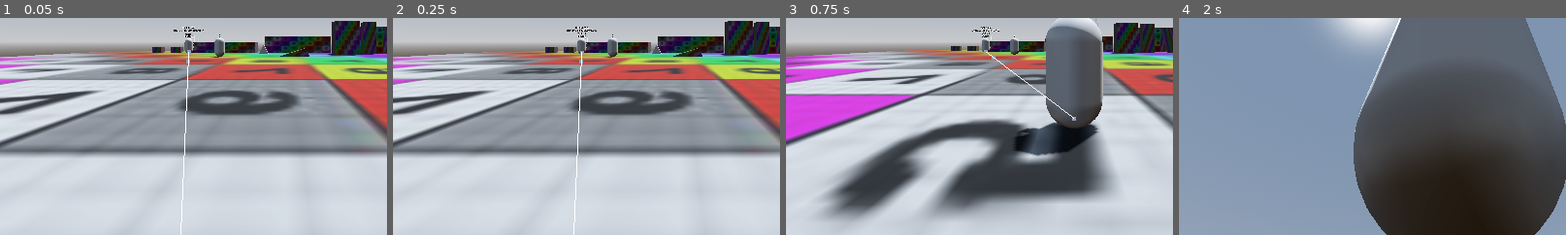
Above: before the commit, frames 1-4 (left to right).
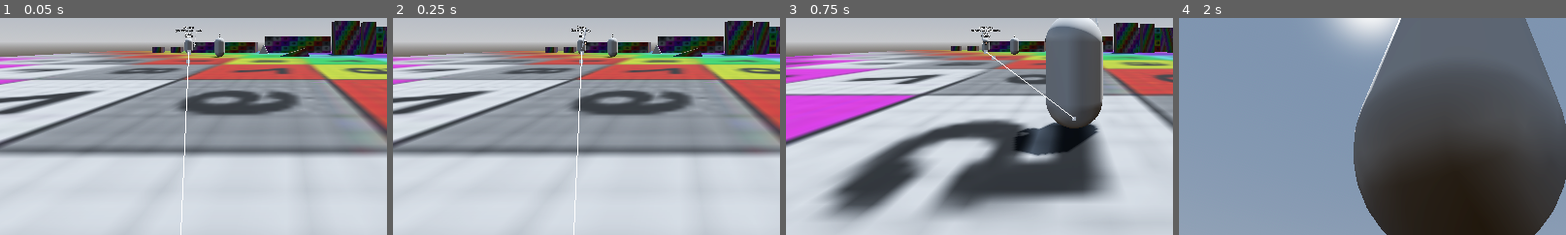
Above: after the commit, the same moments.

Repository: SamTheSagace/DonjonCrawler
Game: Godot game, scene res://scenes/game.tscn
The game is run twice, just before and just after one commit, with the same random seed, the same clock (stepped at 60 frames per second) and the same inputs.
Inputs (mouse positions are % of the whole screen's width and height, from its top left):
- Up to frame 1 (0.05 s): no input
- Up to frame 2 (0.25 s): no input
- Up to frame 3 (0.75 s): tap Enter at 0.5 s; move the mouse to (45, 70) at 0.52 s; hold W (forward) from 0.53 s (still down); tap Middle mouse button (camera) at 0.6 s; click (45, 70) at 0.67 s
- Up to frame 4 (2 s): keep holding W (forward); tap Space (jump) at 0.77, 1.52 s; move the mouse to (57, 51) at 1.27 s; click (57, 51) at 1.35 s
The pictures show only the part of the screen within x 13-63%, y 45-94%; the shares and areas given below are measured in that part.

The runs differ from the first frame. In frame 1, 0.1% of the frame differs, in the area x 44-53%, y 4-14%; in frame 2, 0.2%, in the area x 44-53%, y 3-17%; in frame 3, 0.1%; in frame 4, nothing differs.

Commit message:
added rotation to enemy movement

Diff:
--- a/Components/Characters/NPCs/Ennemy1/Enemy1.tscn
+++ b/Components/Characters/NPCs/Ennemy1/Enemy1.tscn
@@ -7,6 +7,7 @@
 [ext_resource type="Resource" uid="uid://c73x0ieajhcws" path="res://Components/Objects/weapon_manager/sword/sword.tres" id="4_4h2bd"]
 [ext_resource type="Script" uid="uid://dmlgkbxt4c6mn" path="res://Components/Objects/weapon_manager/Animations/model_anim.gd" id="5_5ya66"]
 [ext_resource type="PackedScene" uid="uid://pj2jrig5rx6h" path="res://Components/Objects/weapon_manager/sword/sword.glb" id="6_4h2bd"]
+[ext_resource type="PackedScene" uid="uid://c1tdw8tv4ntro" path="res://assets/Models/disguise-glasses.glb" id="6_o0vjk"]
 [ext_resource type="Script" uid="uid://2ger1cq2sfsm" path="res://Components/Characters/NPCs/Dummy/body_animation.gd" id="8_1v2vy"]
 
 [sub_resource type="CapsuleShape3D" id="CapsuleShape3D_1v2vy"]
@@ -127,13 +128,13 @@
 shape = SubResource("CapsuleShape3D_1v2vy")
 
 [node name="Name" type="Label3D" parent="."]
-transform = Transform3D(1, 0, 0, 0, 1, 0, 0, 0, 1, 0, 2.2900643, 0)
+transform = Transform3D(-1, 0, 8.742278e-08, 0, 1, 0, -8.742278e-08, 0, -1, 0, 2.2900643, 0)
 pixel_size = 0.009
 text = "Ennemy"
 
 [node name="Info" type="Label3D" parent="."]
 unique_name_in_owner = true
-transform = Transform3D(1, 0, 0, 0, 1, 0, 0, 0, 1, 0, 2.9901574, 0)
+transform = Transform3D(-1, 0, 8.742278e-08, 0, 1, 0, -8.742278e-08, 0, -1, 0, 2.9901574, 0)
 pixel_size = 0.009
 text = "eee
 e
@@ -149,6 +150,9 @@
 [node name="MeshInstance3D" type="MeshInstance3D" parent="WorldModel"]
 transform = Transform3D(1, 0, 0, 0, 1, 0, 0, 0, 1, 0, 1, 0)
 mesh = SubResource("CapsuleMesh_0gpf4")
+
+[node name="disguise-glasses" parent="WorldModel/MeshInstance3D" instance=ExtResource("6_o0vjk")]
+transform = Transform3D(-1.7250003, 0, 1.508043e-07, 0, 1.7250003, 0, -1.508043e-07, 0, -1.7250003, 0, 0.21632385, -0.16323447)
 
 [node name="Hand" type="Node3D" parent="WorldModel/MeshInstance3D"]
 transform = Transform3D(1, 0, 0, 0, 0.9659255, 0.25881895, 0, -0.25881895, 0.9659255, 0.5, 0, -0.5)
--- a/Components/Characters/NPCs/Ennemy1/enemy_base.gd
+++ b/Components/Characters/NPCs/Ennemy1/enemy_base.gd
@@ -17,6 +17,7 @@
 var text_info := ''
 var next_nav_point = null
 var dir_global : Vector3
+var target_rotation :float
 
 func _ready():
 	player = get_node(player_path)
@@ -26,12 +27,15 @@
 	if not is_on_floor():
 		velocity += get_gravity() * delta
 	var direction = input_dir
+	self.rotation.y = lerp_angle(self.rotation.y, target_rotation, SPEED*delta)
 	if direction:
 		velocity.x = direction.x * SPEED
 		velocity.z = direction.z * SPEED
 	else:
 		velocity.x = move_toward(velocity.x, 0, SPEED)
 		velocity.z = move_toward(velocity.z, 0, SPEED)
+
+
 	move_and_slide()
 
 func _process(delta):
@@ -61,6 +65,7 @@
 
 func _chase_state():
 	input_dir = (next_nav_point - self.global_position).normalized()
+	target_rotation = atan2(-input_dir.x, -input_dir.z)
 	if abs(nav_agent.distance_to_target()) < 2:
 		input_dir = Vector3(0,0,0)
 		current_state = EnemyState.ATTACK
@@ -68,6 +73,8 @@
 	pass
 
 func _attack_state():
+	var target = (next_nav_point - self.global_position).normalized()
+	target_rotation = atan2(-target.x, -target.z)
 	if abs(nav_agent.distance_to_target()) > 5:
 		current_state = EnemyState.CHASE
 	pass
--- a/Components/Objects/weapon_manager/MeleeWeapon.gd
+++ b/Components/Objects/weapon_manager/MeleeWeapon.gd
@@ -2,9 +2,6 @@
 extends Weapon
 
 #var weapon_data : WeaponResource
-
-
-
 @onready var hurtbox : WeaponHurtbox = $WeaponHitbox
 
 func _ready() -> void:
Not shown: 1 places in Components/Characters/NPCs/Ennemy1/Enemy1.tscn that only renumber resources
Not shown, removed: Components/Objects/weapon_manager/weapon.gd.uid
Not shown, changed: assets/Materials/images.jpg.import
Not shown, changed: icon.svg.import
